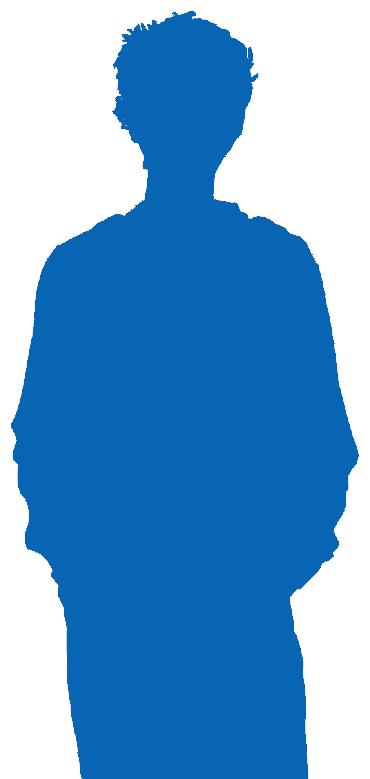
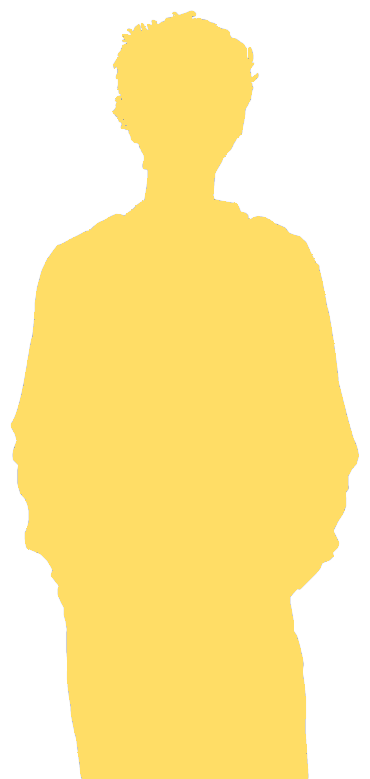
Before/after of a 370px x 779px layered artwork. What changed in the layer stack:
painted on "Layer #2" over [11, 11, 359, 779]
